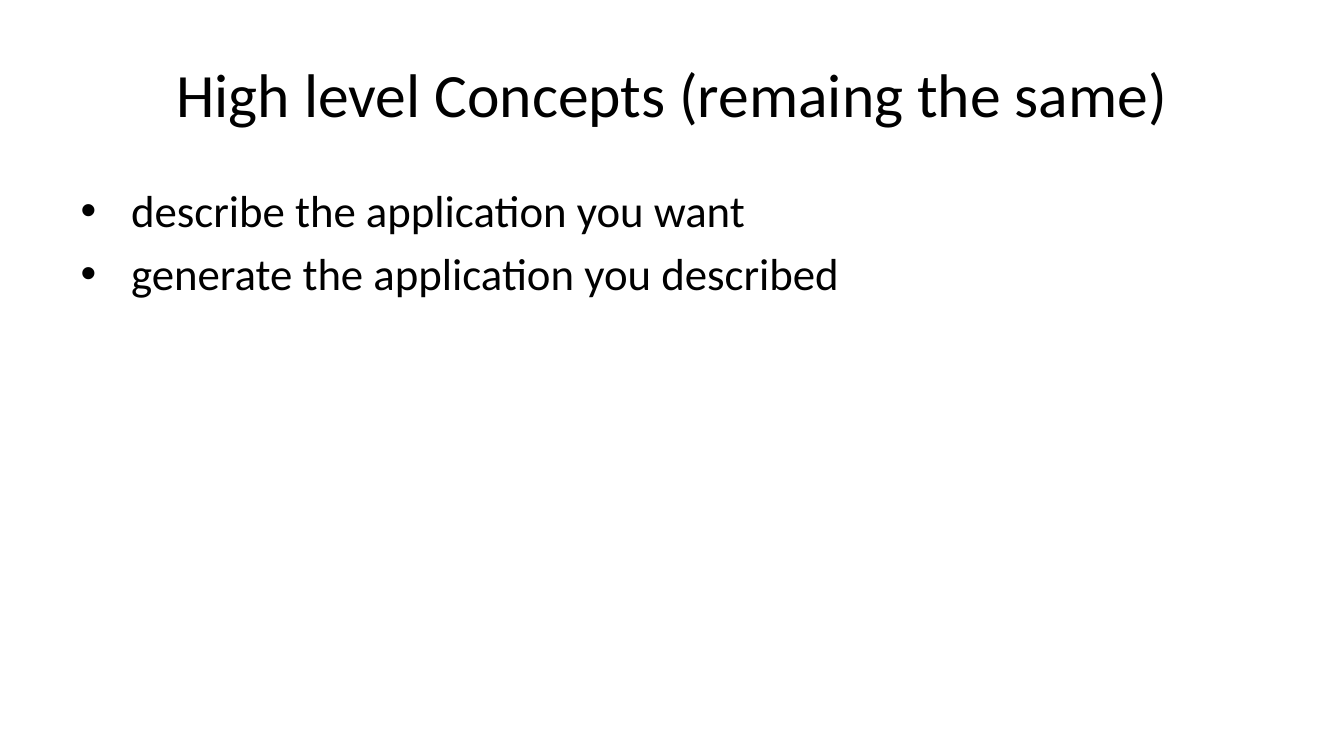
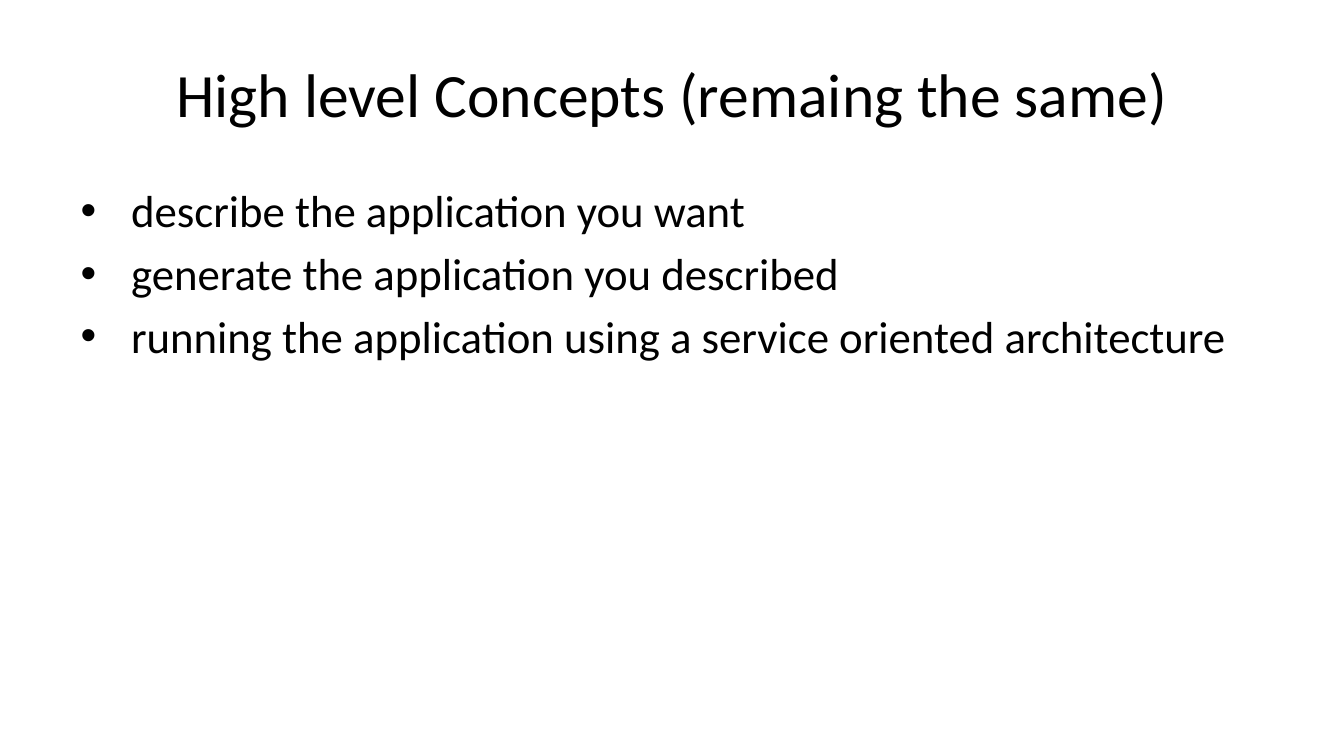
Before and after one commit to caltechlibrary/newt, a slide deck: slide 7 of presentation3/newt-p3.pptx (slide 5 before the commit). Drawn at 1344x756 pixels with LibreOffice and Linux fonts; fonts in the diff are those of the drawing. Boxes give left, top, right and bottom in pixels: in the first picture for what was removed or moved away, otherwise in the second. Text is boxed around its words. In the diff, an @@ line names an element or a change of style, - is before the commit and + after.

```diff
--- a/presentation3/newt-p3.pptx
+++ b/presentation3/newt-p3.pptx
@@ text at <box>131,322,1226,361</box>: paragraph added @@
+• running the application using a service oriented architecture
```
Also in this commit, not shown: 16 other slides changed, 5 slides added, 1 slide removed, 52 other files.
